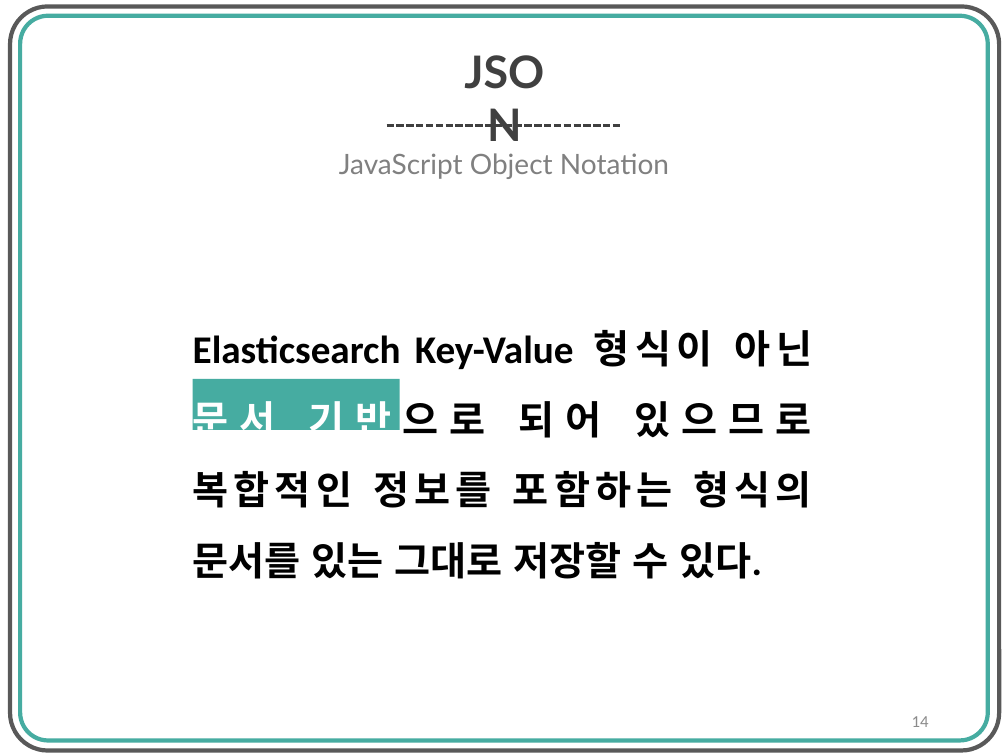
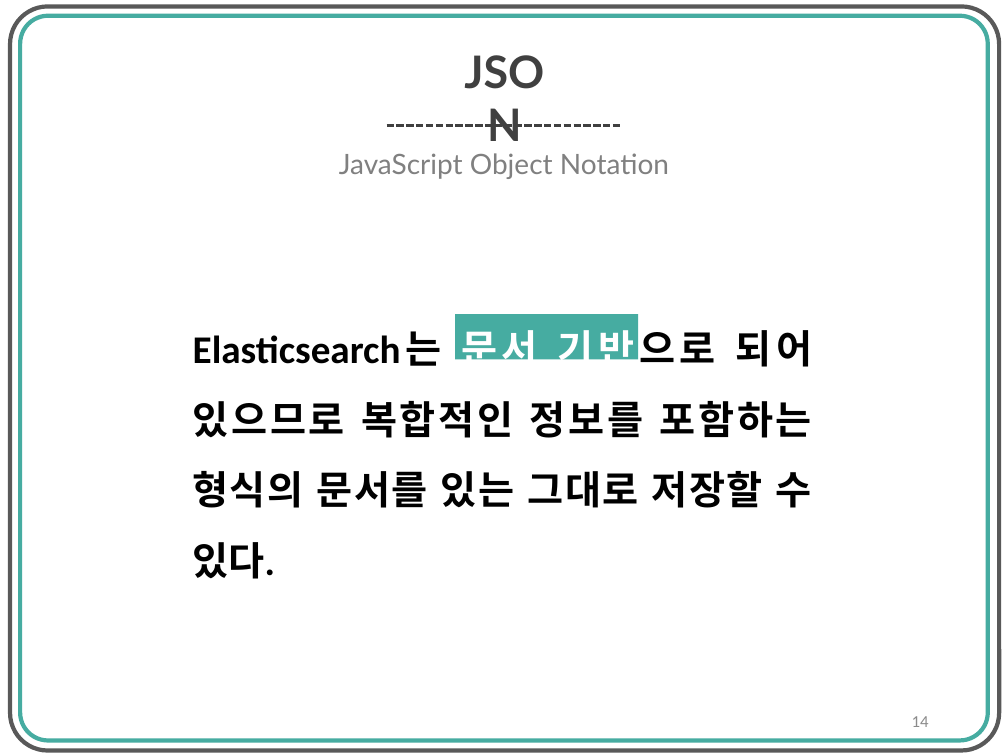
Before and after one commit to ToTo-Mo/Elasticsearch-Tutorial, a slide deck: slide 14 of Elasticsearch 기초 다지기.pptx. Drawn at 1008x756 pixels with LibreOffice and Linux fonts; fonts in the diff are those of the drawing. Boxes give left, top, right and bottom in pixels: in the first picture for what was removed or moved away, otherwise in the second. Text is boxed around its words. In the diff, an @@ line names an element or a change of style, - is before the commit and + after.

```diff
--- a/Elasticsearch 기초 다지기.pptx
+++ b/Elasticsearch 기초 다지기.pptx
@@ text at <box>193,323,812,579</box>: text changed @@
-Elasticsearch Key-Value 형식이 아닌 문서 기반으로 되어 있으므로 복합적인 정보를 포함하는 형식의 문서를 있는 그대로 저장할 수 있다.
+Elasticsearch는 문서 기반으로 되어 있으므로 복합적인 정보를 포함하는 형식의 문서를 있는 그대로 저장할 수 있다.
@@ rectangle: place and size @@
-rectangle at <box>193,379,400,430</box>
+rectangle at <box>455,314,638,360</box>
```
Also in this commit, not shown: 4 other slides changed, 1 slide added.
